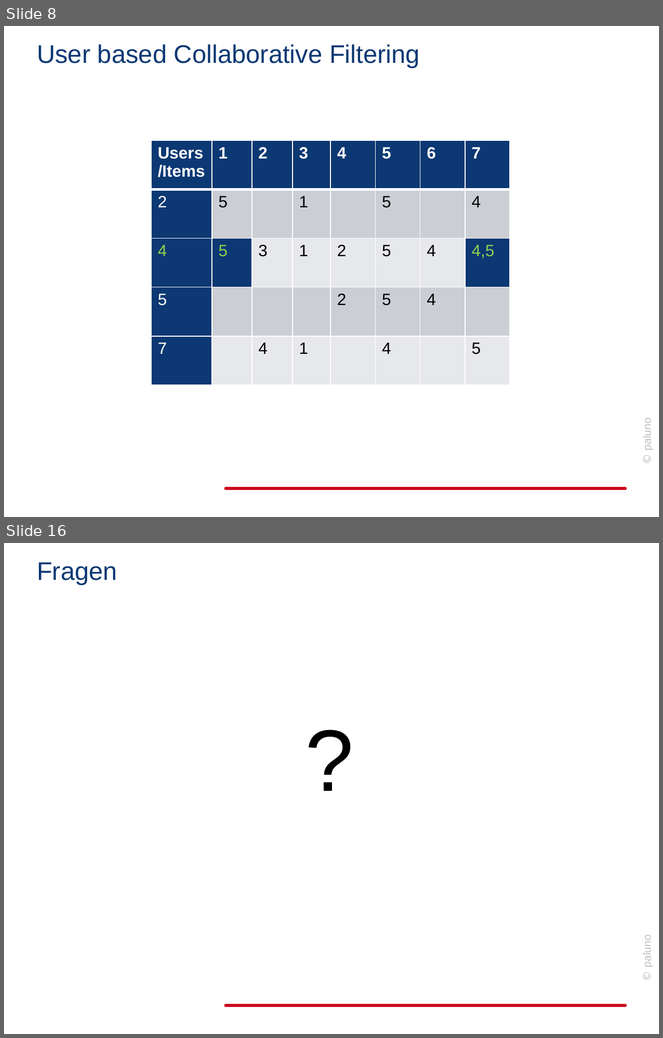
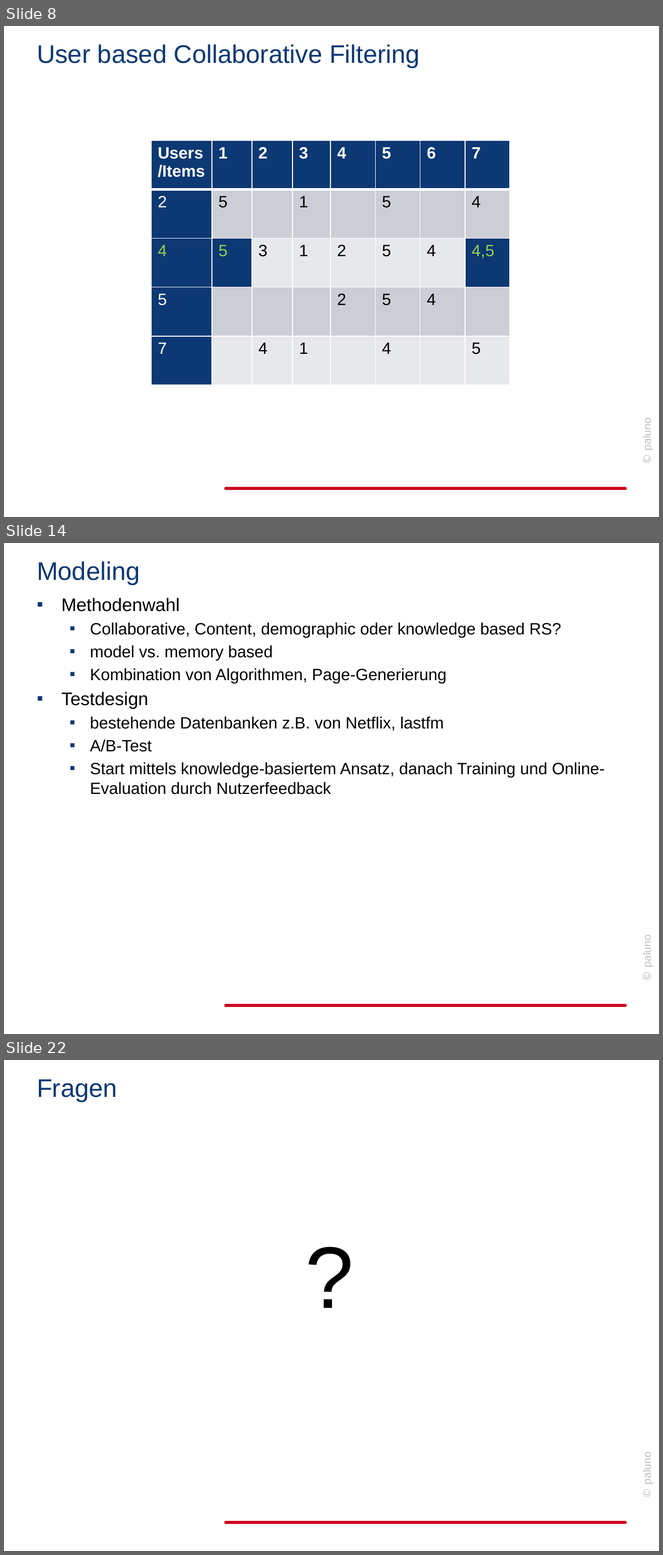
Before and after one commit to jabuettner/citavi, a slide deck: Diss (repo)/Recommender.pptx. Shown one above the other, each under a label of ours: slides 8 and 16 before the commit, slides 8, 14 and 22 after it; the slides between them are not shown. The pictures are 663x1038 and 663x1555 pixels, drawn with LibreOffice and Linux fonts; fonts in the diff are those of the drawing; background and template pictures are left out. Boxes give left, top, right and bottom in pixels: in the first picture for what was removed or moved away, otherwise in the second. Text is boxed around its words. In the diff, an @@ line names an element or a change of style, - is before the commit and + after.

```diff
--- a/Diss (repo)/Recommender.pptx
+++ b/Diss (repo)/Recommender.pptx
@@ slide 14 added at (4, 543, 659, 1034), background #FFFFFF; not listed: 2 template elements that a slide beside it also shows @@
@@ title added at (37, 561, 140, 585), 28 pt, text #0C3873 @@
+Modeling
@@ text added at (61, 598, 605, 795), 18 pt, text #000000 @@
+▪ Methodenwahl
+  ▪ Collaborative, Content, demographic oder knowledge based RS?
+  ▪ model vs. memory based
+  ▪ Kombination von Algorithmen, Page-Generierung
+▪ Testdesign
+  ▪ bestehende Datenbanken z.B. von Netflix, lastfm
+  ▪ A/B-Test
+  ▪ Start mittels knowledge-basiertem Ansatz, danach Training und Online-Evaluation durch Nutzerfeedback
@@ what was slide 16 is now slide 22 @@
```
Also in this commit, not shown: 5 slides changed, 11 other slides added, 11 slides removed, 5 other files.
